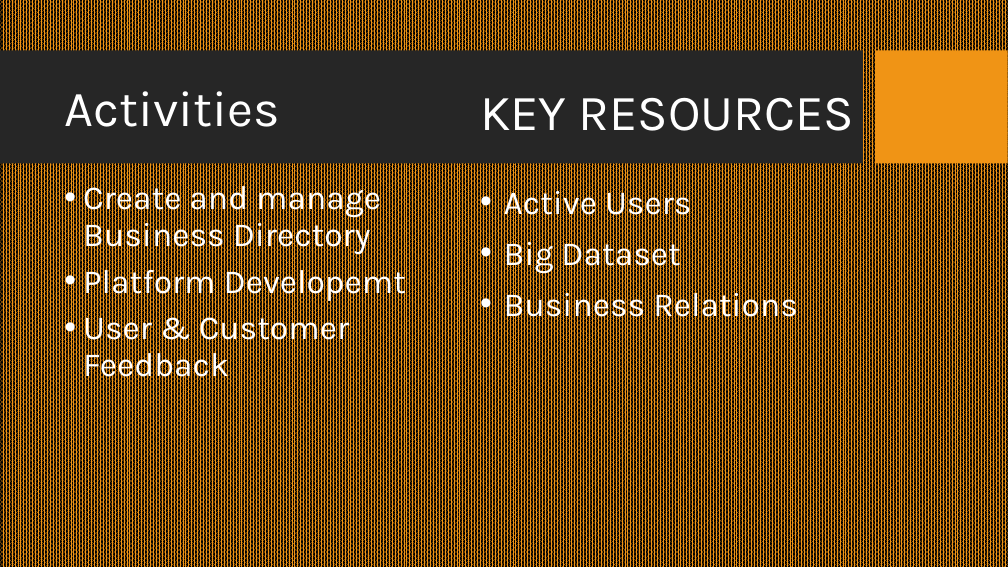
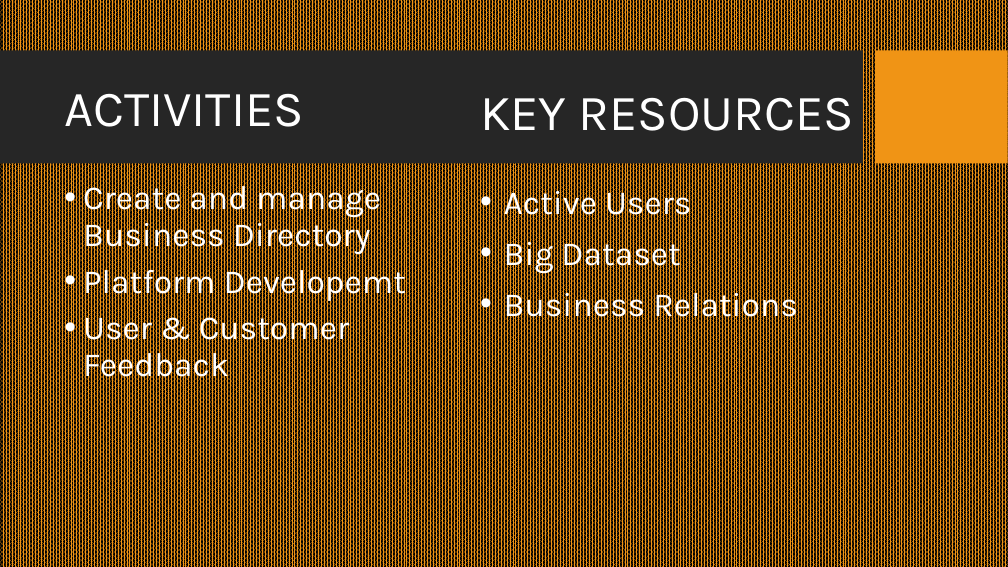
Before and after one commit to JayDougie/project_bb, a slide deck: slide 8 of Presentation.pptx. Drawn at 1008x567 pixels with LibreOffice and Linux fonts; fonts in the diff are those of the drawing; background and template pictures are left out. Boxes give left, top, right and bottom in pixels: in the first picture for what was removed or moved away, otherwise in the second. Text is boxed around its words. In the diff, an @@ line names an element or a change of style, - is before the commit and + after.

```diff
--- a/Presentation.pptx
+++ b/Presentation.pptx
@@ title at (64, 94, 304, 127): text changed @@
-Activities
+ACTIVITIES
```
Also in this commit, not shown: 6 other slides changed, 1 other file.
